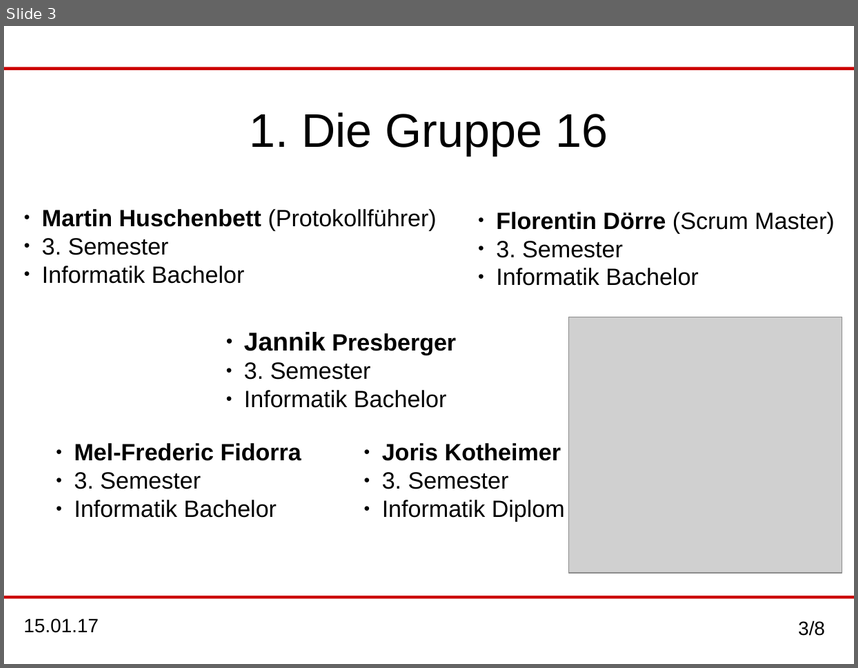
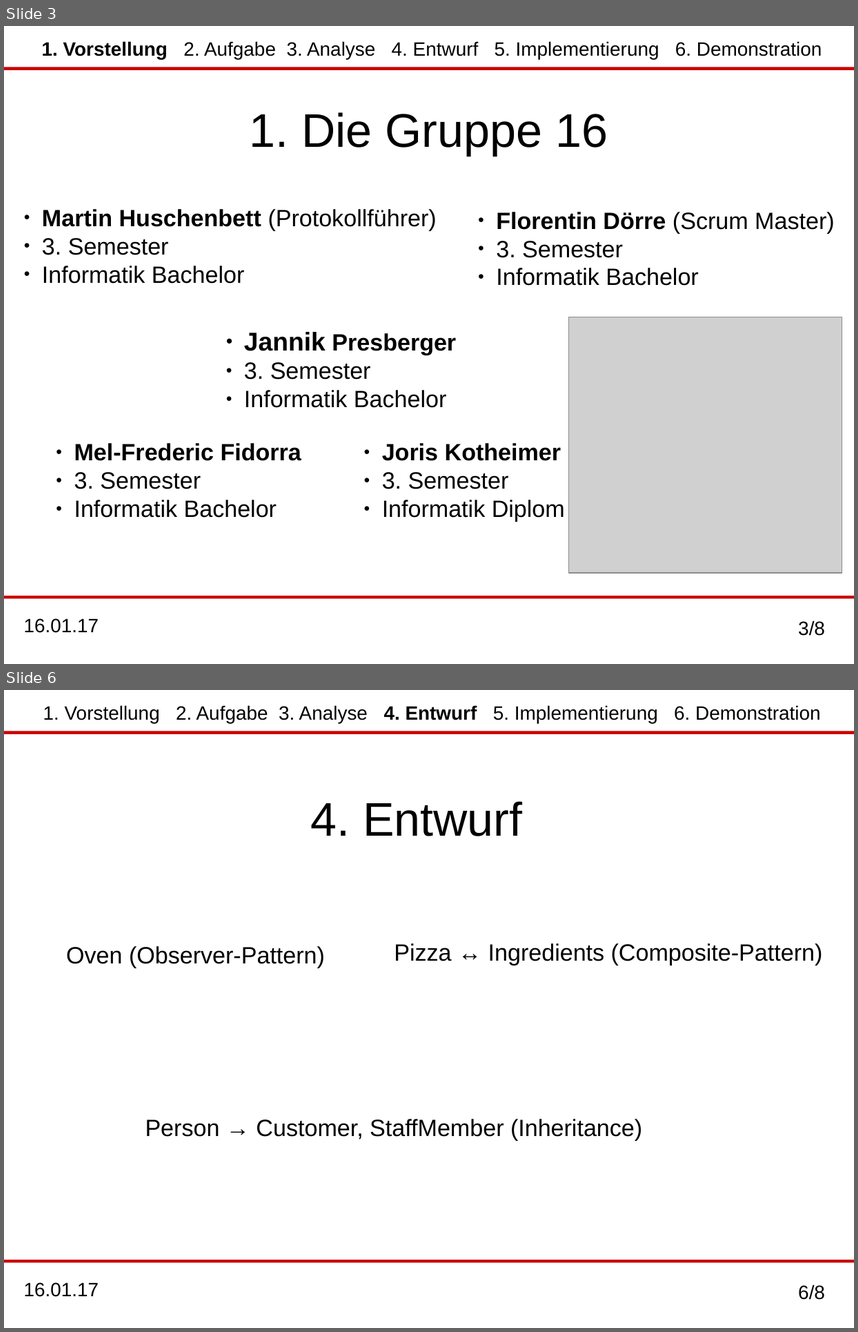
Before and after one commit to MaHusch/SWT-Project-Copy, a slide deck: organisation_final/Endpraesentation/End_praesentation.odp. Shown one above the other, each under a label of ours: slide 3 before the commit, slides 3 and 6 after it; the slides between them are not shown. The pictures are 858x668 and 858x1332 pixels, drawn with LibreOffice and Linux fonts; fonts in the diff are those of the drawing; grey boxes stand for pictures. Boxes give left, top, right and bottom in pixels: in the first picture for what was removed or moved away, otherwise in the second. Text is boxed around its words. In the diff, an @@ line names an element or a change of style, - is before the commit and + after.

```diff
--- a/organisation_final/Endpraesentation/End_praesentation.odp
+++ b/organisation_final/Endpraesentation/End_praesentation.odp
@@ slide 6 added at box(4, 690, 854, 1328), background #FFFFFF; not listed: 4 template elements that a slide beside it also shows @@
@@ text added at box(43, 705, 821, 724), 18 pt, text #000000 @@
+1. Vorstellung 2. Aufgabe 3. Analyse 4. Entwurf 5. Implementierung 6. Demonstration
@@ title added at box(310, 801, 522, 836), 44 pt, text #000000 @@
+4. Entwurf
@@ text added at box(66, 946, 325, 968), 22 pt, text #000000 @@
+Oven (Observer-Pattern)
@@ text added at box(394, 943, 823, 965), 22 pt, text #000000 @@
+Pizza ↔ Ingredients (Composite-Pattern)
@@ text added at box(145, 1118, 642, 1141), 22 pt, text #000000 @@
+Person → Customer, StaffMember (Inheritance)
@@ slide 3 changed as well @@
@@ text added at box(42, 41, 822, 60), 18 pt, text #000000 @@
+1. Vorstellung 2. Aufgabe 3. Analyse 4. Entwurf 5. Implementierung 6. Demonstration
@@ text at box(24, 618, 99, 633): text changed @@
-15.01.17
+16.01.17
```
Also in this commit, not shown: 2 other slides changed, 4 other slides added, 5 slides removed, 1 other file.
